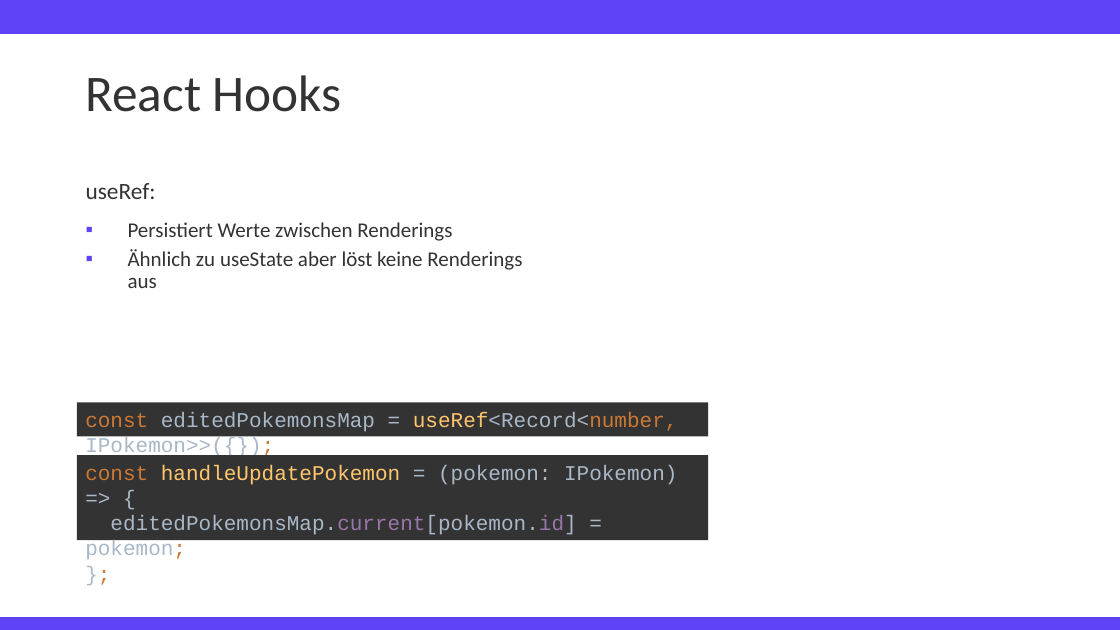
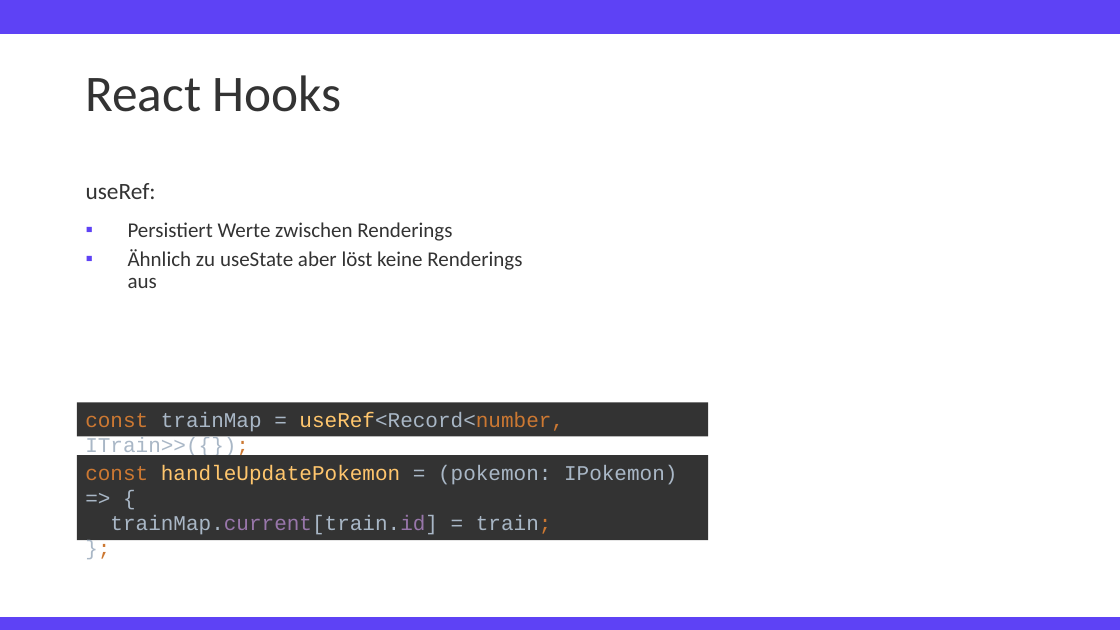
Before and after one commit to TimFehrmannAclue/techlabor_trainings_react_advanced, a slide deck: slide 25 of training_react_advanced.pptx. Drawn at 1120x630 pixels with LibreOffice and Linux fonts; fonts in the diff are those of the drawing; background and template pictures are left out. Boxes give left, top, right and bottom in pixels: in the first picture for what was removed or moved away, otherwise in the second. Text is boxed around its words. In the diff, an @@ line names an element or a change of style, - is before the commit and + after.

```diff
--- a/training_react_advanced.pptx
+++ b/training_react_advanced.pptx
@@ text in rectangle at (x1=85, y1=412, x2=564, y2=459): text changed @@
-const editedPokemonsMap = useRef<Record<number, IPokemon>>({});
+const trainMap = useRef<Record<number, ITrain>>({});
@@ text in rectangle at (x1=85, y1=465, x2=677, y2=535): text changed @@
-const handleUpdatePokemon = (pokemon: IPokemon) => {
-editedPokemonsMap.current[pokemon.id] = pokemon;
-};
+const handleUpdatePokemon = (pokemon: IPokemon) => {
+trainMap.current[train.id] = train;
+};
```
Also in this commit, not shown: 2 other slides changed, 2 slides added, 1 slide removed.
